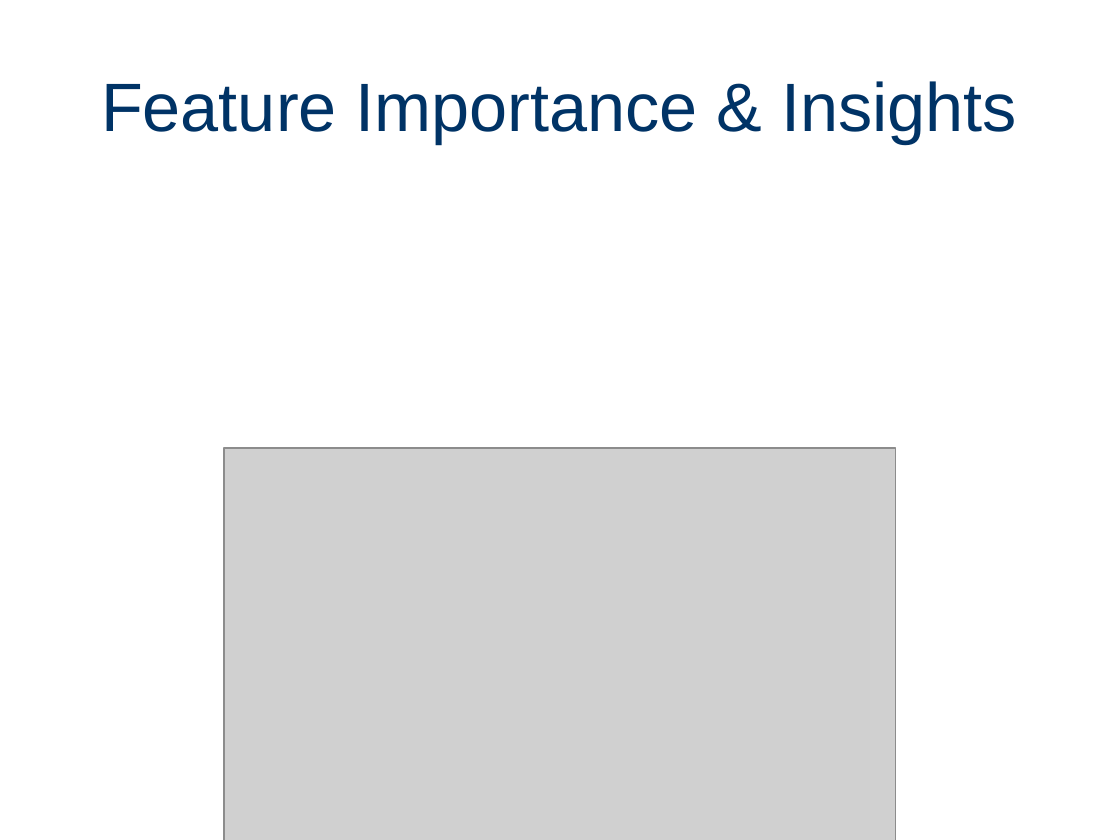
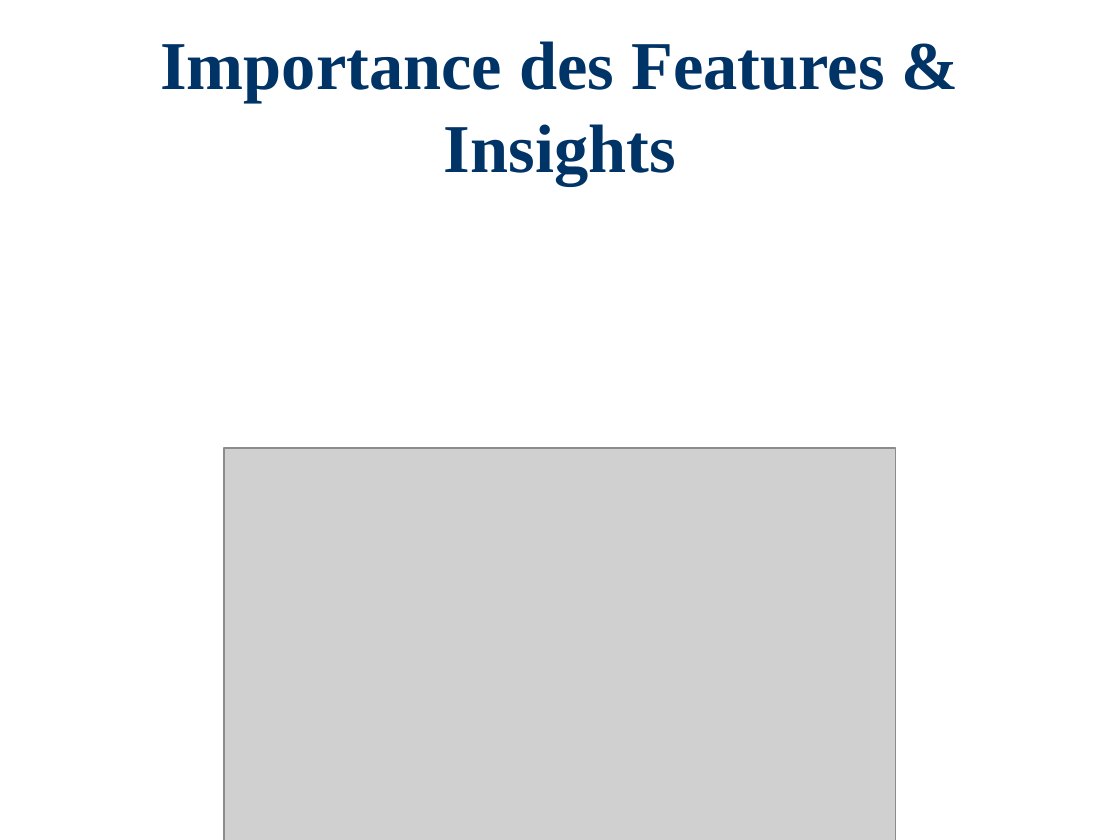
Before and after one commit to Paulino-Cristovao/churn_predictions, a slide deck: slide 7 of Presentations_Resultats_Projet.pptx. Drawn at 1120x840 pixels with LibreOffice and Linux fonts; fonts in the diff are those of the drawing; grey boxes stand for pictures. Boxes give left, top, right and bottom in pixels: in the first picture for what was removed or moved away, otherwise in the second. Text is boxed around its words. In the diff, an @@ line names an element or a change of style, - is before the commit and + after.

```diff
--- a/Presentations_Resultats_Projet.pptx
+++ b/Presentations_Resultats_Projet.pptx
@@ title at (160,41,884,185): text changed; font Arial to Times New Roman; bold on @@
-Feature Importance & Insights
+Importance des Features & Insights
```
Also in this commit, not shown: 9 other slides changed, 1 other file.
